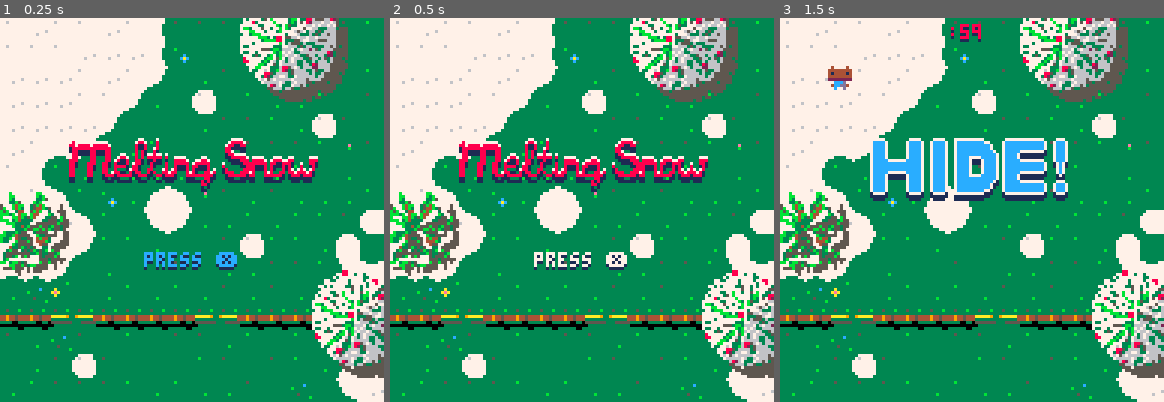
Above: before the commit, frames 1-3 (left to right).
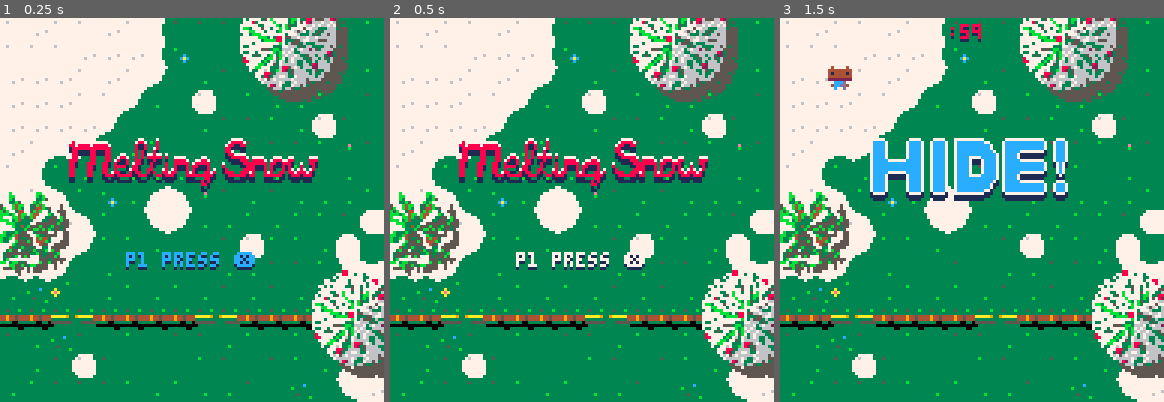
Above: after the commit, the same moments.

Repository: ElectricToy/pico-8
Game: PICO-8 cartridge snow.p8
Two runs of this game, one before a commit and one after it. Both use one fixed random seed, a clock stepped at 60 frames per second and the inputs below.
Inputs:
- Up to frame 1 (0.25 s): no input
- Up to frame 2 (0.5 s): no input
- Up to frame 3 (1.5 s): tap X (X key) at 1.07 s

The runs differ from the first frame. In frame 1, 1.1% of the frame differs, in the area x 32-67%, y 60-66%; in frame 2, 1.1%; in frame 3, nothing differs.

Commit message:
Refinements.

Diff:
--- a/snow.p8
+++ b/snow.p8
@@ -1012,9 +1012,9 @@
 	print( text, x, y, color )
 end
 
-function drawpressxprompt()
+function drawpressxprompt( playernumber )
 	local presspromptcolor = ( band( stateticks / 15, 1 ) != 0 ) and 7 or 12
-	printshadowed( "press ❎", 48, 78, presspromptcolor )
+	printshadowed( "p" .. playernumber .. " press ❎", 42, 78, presspromptcolor )
 end
 
 function drawcountdown( countdown )
@@ -1082,9 +1082,9 @@
 	bareseekannouncement( basex, basey )
 end
 
-function stateannouncement( text, color )
+function stateannouncement( text, color, y )
 	local x = 64 - #text / 2 * 4
-	printshadowed( text, x, 46, color or 8 )
+	printshadowed( text, x, y or 46, color or 8 )
 end
 
 function promptcoveredcountdown( secondsremaining, prompttext, color )
@@ -1114,9 +1114,7 @@
 	seeking_completion = 0
 end
 
-function updateseekercoveredsearching( seekercovering )
-
-	printh( "updateseekercoveredsearching" )
+function updateseekercoveredsearching( hidercovering, seekercovering )
 
 	-- ignore the same cover we last searched.
 	if seekercovering == lastsearchedcovering then
@@ -1140,7 +1138,10 @@
 		lastsearchedcovering = seekercovering
 		seekercovering.visible = false
 
+		printh( "might win" )
+
 		if seekercovering == hidercovering then
+			printh( "wins" )
 			seekerwins()
 		end
 
@@ -1164,7 +1165,7 @@
 		-- test more fully.
 		local seekercovering = seeker:currentcovering()
 		if seekercovering then
-			updateseekercoveredsearching( seekercovering )
+			updateseekercoveredsearching( hidercovering, seekercovering )
 		else
 			if lastsearchedcovering then
 				lastsearchedcovering.visible = true
@@ -1232,7 +1233,7 @@
 			spr( 104, x + 22 + ( 6 * 8 + 4 ), y + 40, 4, 2 )
 		end )
 
-		drawpressxprompt()
+		drawpressxprompt( 1 )
 	end,
 
 	endstate = function( self )
@@ -1323,7 +1324,7 @@
 	end,
 
 	draw = function( self )
-		drawpressxprompt()
+		drawpressxprompt( 2 )
 		stateannouncement( "ready to seek?", 8 )
 	end,
 
@@ -1388,17 +1389,27 @@
 	end,
 
 	update = function( self )
-		if actionbutton() then
-			-- start the game
-			gotostate( "hiding" )
+		if stateticks > 30 * 1 then
+			if actionbutton() then
+				-- start the game
+				gotostate( "hiding" )
+			end
 		end
 	end,
 
 	draw = function( self )
-		drawpressxprompt()
-		stateannouncement( "game over", winner == hider and 12 or 8 )
+		if stateticks > 30 * 1 then
+			drawpressxprompt( 1 )
+		end
+
+		local color = winner == hider and 12 or 8
+
+		stateannouncement( "game over", color, 26 )
 
 		-- show outcome
+
+		local winner_name = winner == hider and "hider" or "seeker"
+		printshadowed( "the " .. winner_name .. " wins!", 32, 46, color )
 	end,
 
 	endstate = function( self )
